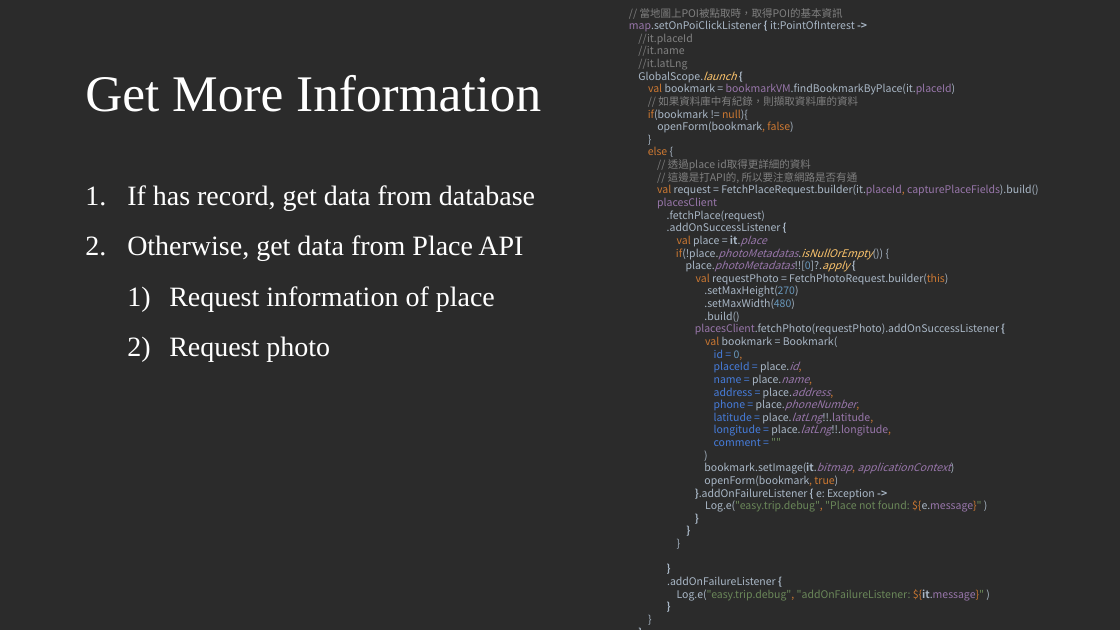
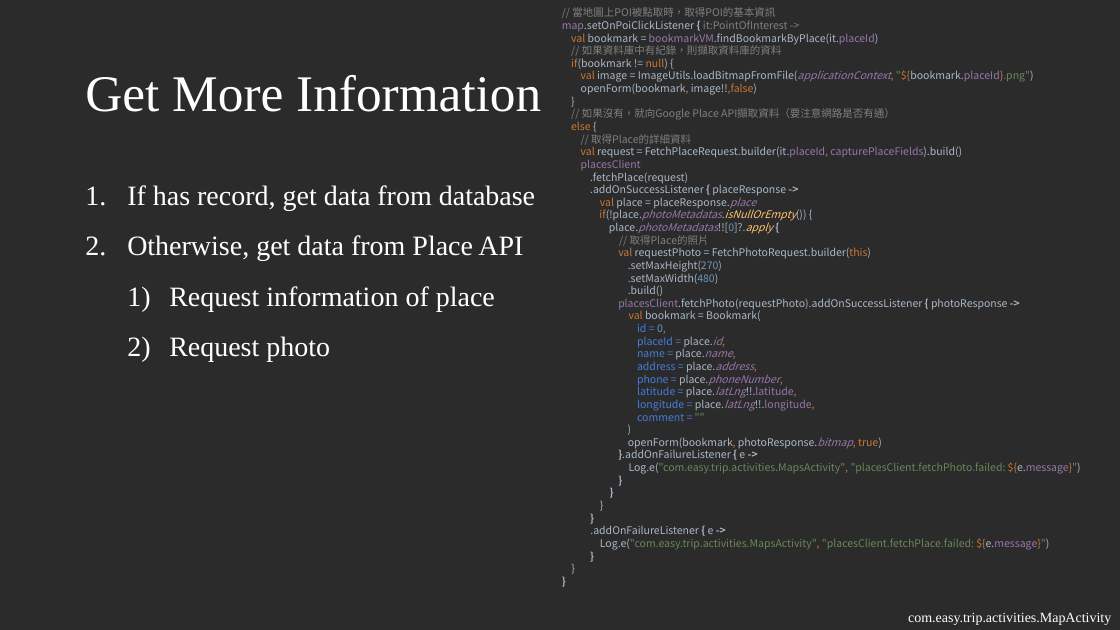
Before and after one commit to ao6swind/AndroidEasyTrip, a slide deck: slide 19 of doc/Create Map-Based Apps.pptx (slide 22 before the commit). Drawn at 1120x630 pixels with LibreOffice and Linux fonts; fonts in the diff are those of the drawing. Boxes give left, top, right and bottom in pixels: in the first picture for what was removed or moved away, otherwise in the second. Text is boxed around its words. In the diff, an @@ line names an element or a change of style, - is before the commit and + after.

```diff
--- a/doc/Create Map-Based Apps.pptx
+++ b/doc/Create Map-Based Apps.pptx
@@ text at bbox=[562, 7, 1081, 550]: text changed @@
-// 當地圖上POI被點取時，取得POI的基本資訊
-map.setOnPoiClickListener { it:PointOfInterest ->
-//it.placeId
-//it.name
-//it.latLng
-GlobalScope.launch {
-val bookmark = bookmarkVM.findBookmarkByPlace(it.placeId)
-// 如果資料庫中有紀錄，則擷取資料庫的資料
-if(bookmark != null){
-openForm(bookmark, false)
-}
-else {
-// 透過place id取得更詳細的資料
-// 這邊是打API的, 所以要注意網路是否有通
-val request = FetchPlaceRequest.builder(it.placeId, capturePlaceFields).build()
-placesClient
-.fetchPlace(request)
-.addOnSuccessListener {
-val place = it.place
-if(!place.photoMetadatas.isNullOrEmpty()) {
-place.photoMetadatas!![0]?.apply {
-val requestPhoto = FetchPhotoRequest.builder(this)
-.setMaxHeight(270)
-.setMaxWidth(480)
-.build()
-placesClient.fetchPhoto(requestPhoto).addOnSuccessListener {
-val bookmark = Bookmark(
-id = 0,
-placeId = place.id,
-name = place.name,
-address = place.address,
-phone = place.phoneNumber,
-latitude = place.latLng!!.latitude,
-longitude = place.latLng!!.longitude,
-comment = ""
-)
-bookmark.setImage(it.bitmap, applicationContext)
-openForm(bookmark, true)
-}.addOnFailureListener { e: Exception ->
-Log.e("easy.trip.debug", "Place not found: ${e.message}" )
-}
-}
-}
-}
-.addOnFailureListener {
-Log.e("easy.trip.debug", "addOnFailureListener: ${it.message}" )
-}
-}
-}
+// 當地圖上POI被點取時，取得POI的基本資訊
+map.setOnPoiClickListener { it:PointOfInterest ->
+val bookmark = bookmarkVM.findBookmarkByPlace(it.placeId)
+// 如果資料庫中有紀錄，則擷取資料庫的資料
+if(bookmark != null) {
+val image = ImageUtils.loadBitmapFromFile(applicationContext, "${bookmark.placeId}.png")
+openForm(bookmark, image!!,false)
+}
+// 如果沒有，就向Google Place API擷取資料（要注意網路是否有通）
+else {
+// 取得Place的詳細資料
+val request = FetchPlaceRequest.builder(it.placeId, capturePlaceFields).build()
+placesClient
+.fetchPlace(request)
+.addOnSuccessListener { placeResponse ->
+val place = placeResponse.place
+if(!place.photoMetadatas.isNullOrEmpty()) {
+place.photoMetadatas!![0]?.apply {
+// 取得Place的照片
+val requestPhoto = FetchPhotoRequest.builder(this)
+.setMaxHeight(270)
+.setMaxWidth(480)
+.build()
+placesClient.fetchPhoto(requestPhoto).addOnSuccessListener { photoResponse ->
+val bookmark = Bookmark(
+id = 0,
+placeId = place.id,
+name = place.name,
+address = place.address,
+phone = place.phoneNumber,
+latitude = place.latLng!!.latitude,
+longitude = place.latLng!!.longitude,
+comment = ""
+)
+openForm(bookmark, photoResponse.bitmap, true)
+}.addOnFailureListener { e ->
+Log.e("com.easy.trip.activities.MapsActivity", "placesClient.fetchPhoto.failed: ${e.message}")
+}
+}
+}
+}
+.addOnFailureListener { e ->
+Log.e("com.easy.trip.activities.MapsActivity", "placesClient.fetchPlace.failed: ${e.message}")
+}
+}
+}
@@ text added at bbox=[908, 612, 1111, 625], 12 pt, text #FFFFFF @@
+com.easy.trip.activities.MapActivity
```
Also in this commit, not shown: 9 other slides changed, 7 slides added, 2 slides removed, 3 other files.
